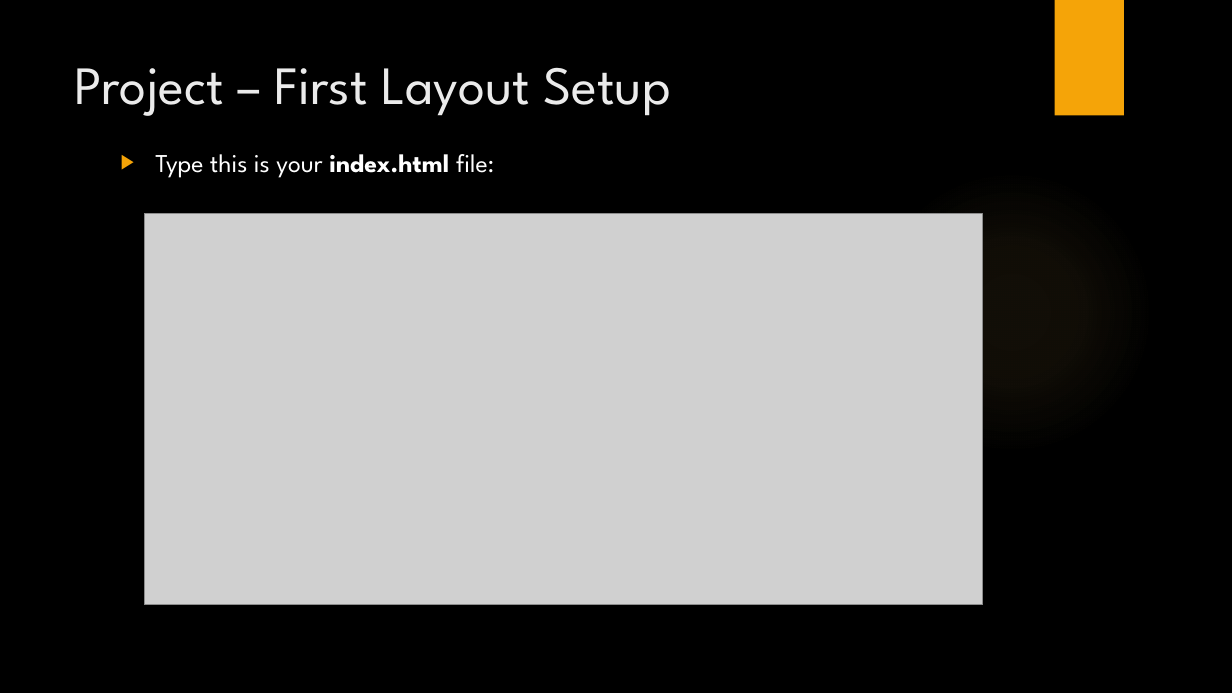
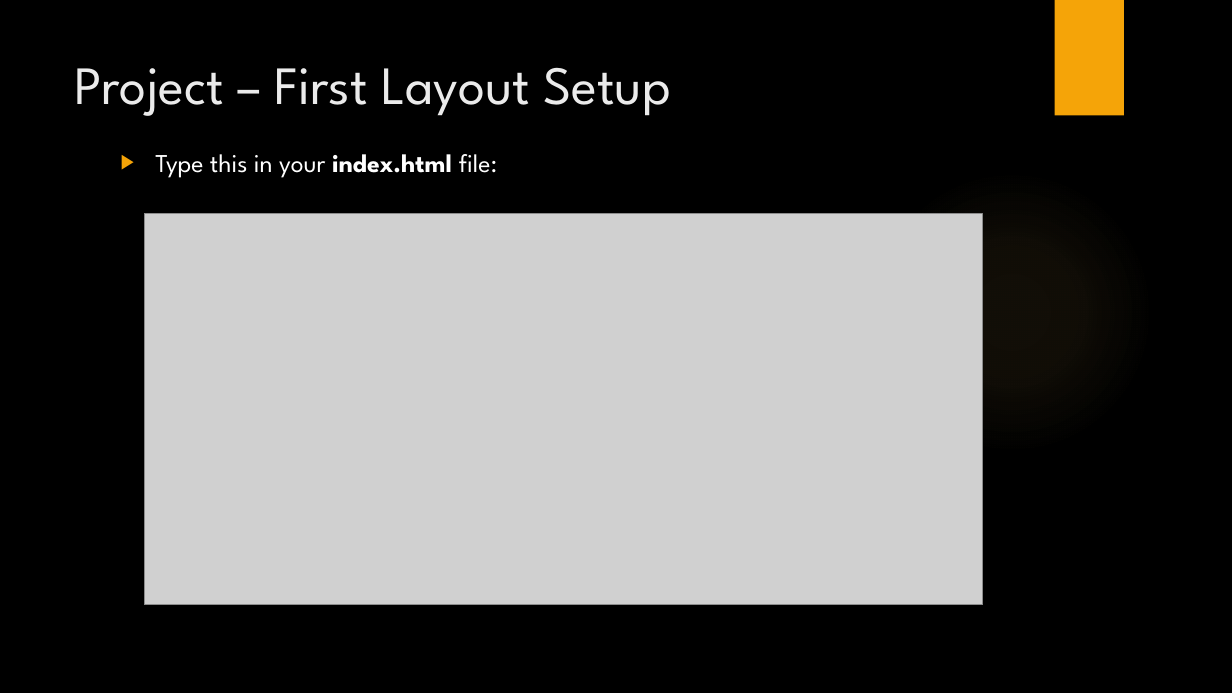
Before and after one commit to manupeethambar888/webdev, a slide deck: slide 5 of Day 11 - CSS – Continued.pptx. Drawn at 1232x693 pixels with LibreOffice and Linux fonts; fonts in the diff are those of the drawing; grey boxes stand for pictures; background and template pictures are left out. Boxes give left, top, right and bottom in pixels: in the first picture for what was removed or moved away, otherwise in the second. Text is boxed around its words. In the diff, an @@ line names an element or a change of style, - is before the commit and + after.

```diff
--- a/Day 11 - CSS – Continued.pptx
+++ b/Day 11 - CSS – Continued.pptx
@@ text at bbox=[155, 154, 497, 178]: text changed @@
-▶ Type this is your index.html file:
+▶ Type this in your index.html file:
```
Also in this commit, not shown: 1 other slide changed.
